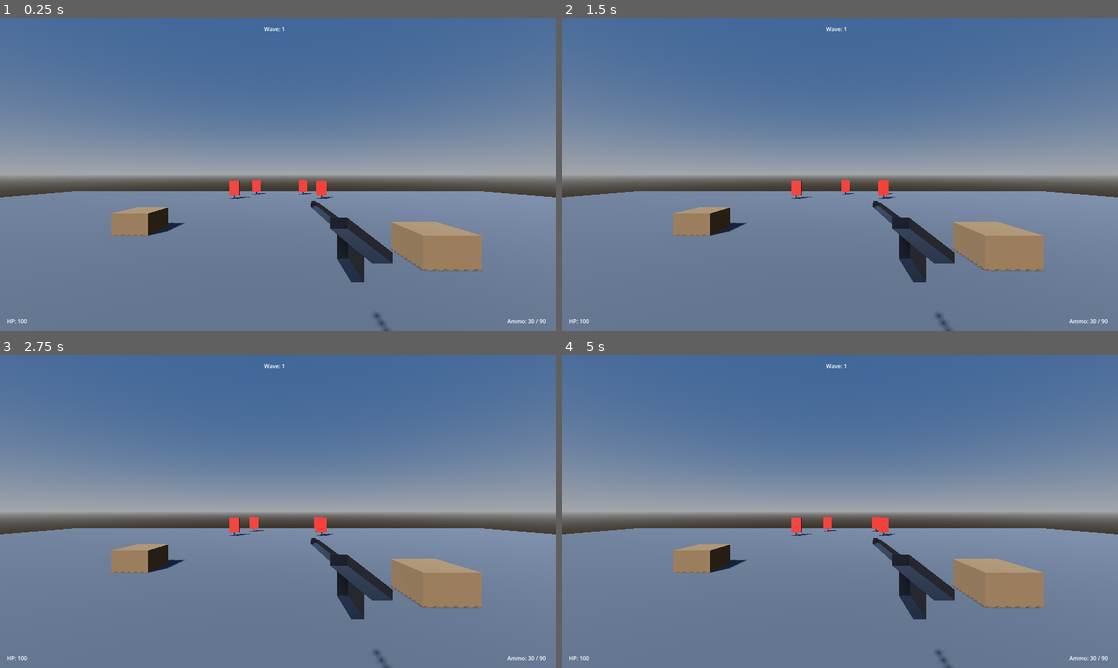
Above: before the commit, frames 1-4 (two rows, left to right).
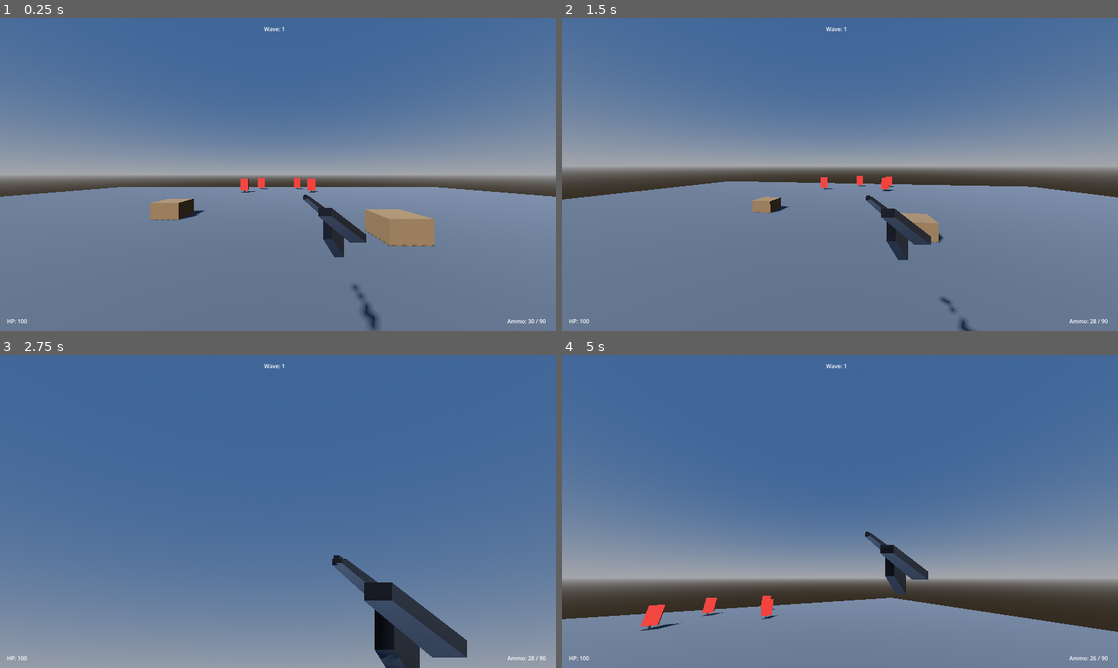
Above: after the commit, the same moments.

Repository: jou3706/last-loop
Game: Godot game, scene res://scenes/main.tscn
The game is run twice, just before and just after one commit, with the same random seed, the same clock (stepped at 60 frames per second) and the same inputs.
Inputs (mouse positions are in pixels of both pictures, inside the frame that each line leads up to):
- Up to frame 1 (0.25 s): no input
- Up to frame 2 (1.5 s): move the mouse to (962, 158) at 0.52 s; hold D (move_right) 0.53-1.28 s; hold Right mouse button (aim) 0.53-1.28 s; click (962, 158) at 0.67 s; tap Space (jump) at 0.77 s; move the mouse to (728, 190) at 1.27 s; hold S (move_back) from 1.28 s (still down); click (728, 190) at 1.35 s
- Up to frame 3 (2.75 s): tap Space (jump) at 1.52 s; move the mouse to (333, 442) at 2.02 s; release S (move_back) at 2.03 s; hold D (move_right) from 2.03 s (still down); hold Right mouse button (aim) from 2.03 s (still down)
- Up to frame 4 (5 s): move the mouse to (812, 574) at 2.77 s; release D (move_right) at 2.78 s; release Right mouse button (aim) at 2.78 s; hold W (move_forward) 2.78-3.53 s; click (812, 574) at 2.85 s; tap Space (jump) at 3.02, 3.77, 4.52 s; move the mouse to (1006, 558) at 3.52 s; hold Right mouse button (aim) 3.53-4.28 s; hold A (move_left) from 3.53 s (still down); move the mouse to (673, 464) at 4.27 s; click (673, 464) at 4.35 s

The runs differ from the first frame. In frame 1, 6.5% of the frame differs, in the area x 0-100%, y 51-100%; in frame 2, 12%; in frame 3, 53%, in the area x 0-100%, y 19-100%; in frame 4, 46%.

Commit message:
fix: tscn expression (1 | 4) broke script binding - use literal 5

Diff:
--- a/scenes/player.tscn
+++ b/scenes/player.tscn
@@ -33,7 +33,7 @@
 
 [node name="Player" type="CharacterBody3D"]
 collision_layer = 2
-collision_mask = 1 | 4
+collision_mask = 5
 script = ExtResource("1")
 
 [node name="CollisionShape3D" type="CollisionShape3D" parent="."]
@@ -71,4 +71,4 @@
 
 [node name="RayCast3D" type="RayCast3D" parent="Head/Camera3D"]
 target_position = Vector3(0, 0, -200)
-collision_mask = 1 | 4
+collision_mask = 5
